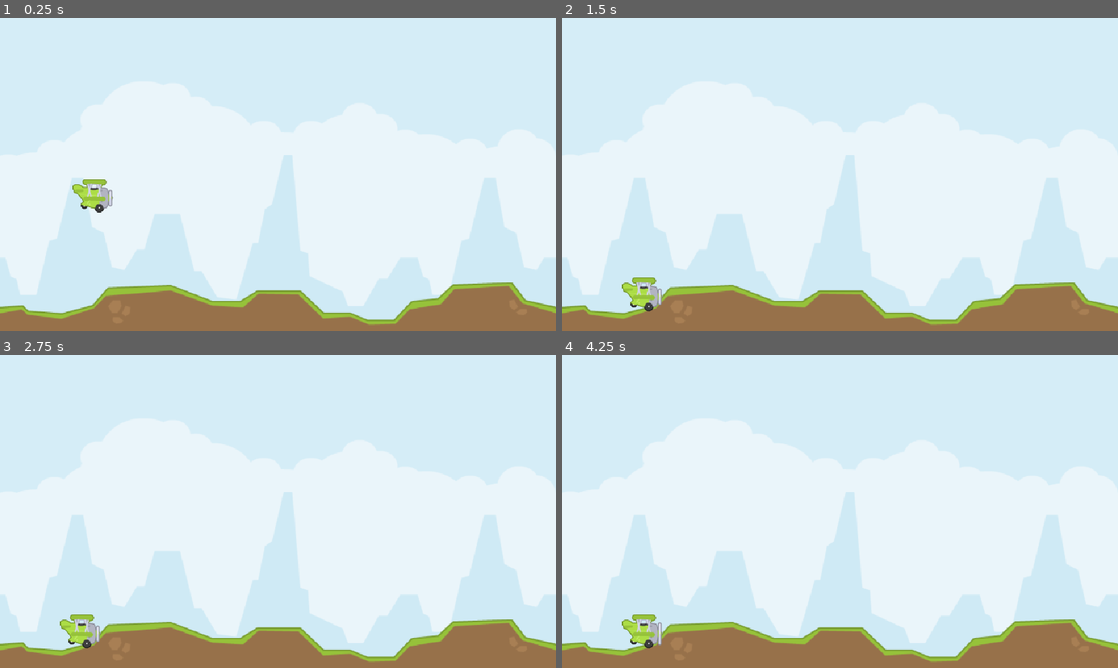
Above: before the commit, frames 1-4 (two rows, left to right).
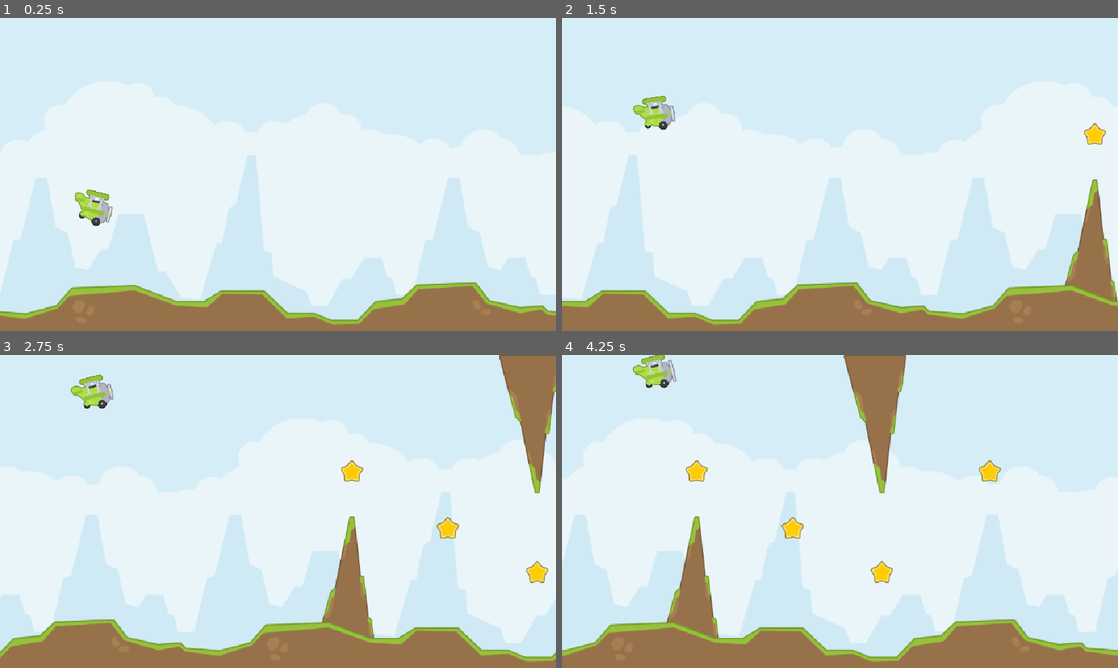
Above: after the commit, the same moments.

Repository: ittokunvim/example-godot
Game: Godot game, scene res://main.tscn
Two runs of this game, one before a commit and one after it. Both use one fixed random seed, a clock stepped at 60 frames per second and the inputs below.
Inputs:
- Up to frame 1 (0.25 s): no input
- Up to frame 2 (1.5 s): hold Space (fly, bound only after the commit) 0.53-1.28 s; tap Space (fly, bound only after the commit) at 1.35 s
- Up to frame 3 (2.75 s): hold Space (fly, bound only after the commit) from 2.03 s (still down)
- Up to frame 4 (4.25 s): release Space (fly, bound only after the commit) at 2.78 s; tap Space (fly, bound only after the commit) at 2.85 s; hold Space (fly, bound only after the commit) from 3.53 s (still down)

The runs differ from the first frame. In frame 1, 20% of the frame differs, in the area x 0-100%, y 43-99%; in frame 2, 17%; in frame 3, 25%; in frame 4, 27%, in the area x 0-100%, y 0-99%.

Commit message:
feat(jetpack-joyride): Implement jetpack joyride (#45)
* Add fly input

* implement jetpack joyride

* Updated Readme

Diff:
--- a/jetpack-joyride/main.gd
+++ b/jetpack-joyride/main.gd
@@ -1,12 +1,90 @@
 extends Node2D
 
+enum GameState {
+	STANDBY,
+	PLAYING,
+	GAMEOVER,
+}
+
+const MAP_WIDTH := 960.0
+const SCROLL_SPEED := 250.0
 
 const MAP_SCENES: Array[PackedScene] = [
 	preload("res://map_0.tscn"),
 	preload("res://map_1.tscn"),
 ]
 
+var state := GameState.STANDBY
+var active_maps: Array[Node2D] = []
+var next_map_index := 0
+
+@onready var plane: CharacterBody2D = $Plane
+
 
 func _ready() -> void:
-	var map_instance = MAP_SCENES[0].instantiate()
+	_create_maps()
+	plane.crashed.connect(_on_plane_crashed)
+	_enter_standby()
+
+func _unhandled_input(event: InputEvent) -> void:
+	if not event.is_action_pressed("fly"):
+		return
+
+	match state:
+		GameState.STANDBY:
+			_start_playing()
+		GameState.PLAYING:
+			pass
+		GameState.GAMEOVER:
+			_enter_standby()
+
+
+func _process(delta: float) -> void:
+	if state == GameState.GAMEOVER:
+		return
+
+	_scroll_maps(delta)
+
+
+func _create_maps() -> void:
+	for slot in 2:
+		_add_map(slot * MAP_WIDTH)
+
+
+func _add_map(map_position_x: float) -> void:
+	var map_instance := MAP_SCENES[next_map_index].instantiate() as Node2D
+	next_map_index = (next_map_index + 1) % MAP_SCENES.size()
+	map_instance.position.x = map_position_x
 	add_child(map_instance)
+	move_child(map_instance, 0)
+	active_maps.append(map_instance)
+
+
+func _scroll_maps(delta: float) -> void:
+	for map_instance in active_maps:
+		map_instance.position.x -= SCROLL_SPEED * delta
+		if map_instance.position.x <= -MAP_WIDTH:
+			map_instance.position.x += MAP_WIDTH * active_maps.size()
+
+
+func _enter_standby() -> void:
+	state = GameState.STANDBY
+	_reset_maps()
+	plane.reset()
+
+
+func _start_playing() -> void:
+	state = GameState.PLAYING
+	plane.start_flying()
+
+
+func _on_plane_crashed() -> void:
+	if state != GameState.PLAYING:
+		return
+
+	state = GameState.GAMEOVER
+
+
+func _reset_maps() -> void:
+	for index in active_maps.size():
+		active_maps[index].position.x = index * MAP_WIDTH
--- a/jetpack-joyride/main.tscn
+++ b/jetpack-joyride/main.tscn
@@ -38,6 +38,7 @@
 
 [node name="AnimatedSprite2D" type="AnimatedSprite2D" parent="Plane" unique_id=861957338]
 sprite_frames = SubResource("SpriteFrames_4c57u")
+autoplay = "default"
 frame_progress = 0.0032386316
 
 [node name="CollisionShape2D" type="CollisionShape2D" parent="Plane" unique_id=744486314]
--- a/jetpack-joyride/map_1.tscn
+++ b/jetpack-joyride/map_1.tscn
@@ -15,7 +15,7 @@
 texture = ExtResource("1_fpksy")
 centered = false
 
-[node name="RockGrass" type="StaticBody2D" parent="." unique_id=133597681]
+[node name="RockGrass" type="StaticBody2D" parent="." unique_id=133597681 groups=["rocks"]]
 position = Vector2(323, 398)
 
 [node name="Sprite2D" type="Sprite2D" parent="RockGrass" unique_id=1455273001]
@@ -24,7 +24,7 @@
 [node name="CollisionPolygon2D" type="CollisionPolygon2D" parent="RockGrass" unique_id=767761686]
 polygon = PackedVector2Array(12, -115, 45, 100, -45, 100)
 
-[node name="RockGrassDown" type="StaticBody2D" parent="." unique_id=1384064863]
+[node name="RockGrassDown" type="StaticBody2D" parent="." unique_id=1384064863 groups=["rocks"]]
 position = Vector2(589, 0)
 
 [node name="Sprite2D" type="Sprite2D" parent="RockGrassDown" unique_id=923033938]
@@ -44,7 +44,7 @@
 [node name="CollisionPolygon2D" type="CollisionPolygon2D" parent="GroundGrass" unique_id=778391953]
 polygon = PackedVector2Array(1, 82, 2, 45, 37, 44, 48, 55, 106, 58, 161, 44, 190, 14, 296, 11, 368, 37, 418, 38, 447, 19, 519, 20, 556, 57, 605, 57, 632, 69, 682, 69, 714, 37, 756, 33, 784, 9, 882, 5, 904, 36, 959, 49, 959, 83)
 
-[node name="StarGold" type="StaticBody2D" parent="." unique_id=1687750772]
+[node name="StarGold" type="Area2D" parent="." unique_id=1683224299]
 position = Vector2(335, 201)
 
 [node name="Sprite2D" type="Sprite2D" parent="StarGold" unique_id=1507409693]
@@ -53,7 +53,7 @@
 [node name="CollisionShape2D" type="CollisionShape2D" parent="StarGold" unique_id=1710691719]
 shape = SubResource("CircleShape2D_nhuiu")
 
-[node name="StarGold2" type="StaticBody2D" parent="." unique_id=1583445418]
+[node name="StarGold2" type="Area2D" parent="." unique_id=1153090712]
 position = Vector2(501, 299)
 
 [node name="Sprite2D" type="Sprite2D" parent="StarGold2" unique_id=564977394]
@@ -62,7 +62,7 @@
 [node name="CollisionShape2D" type="CollisionShape2D" parent="StarGold2" unique_id=933590659]
 shape = SubResource("CircleShape2D_nhuiu")
 
-[node name="StarGold3" type="StaticBody2D" parent="." unique_id=804553679]
+[node name="StarGold3" type="Area2D" parent="." unique_id=492699782]
 position = Vector2(655, 375)
 
 [node name="Sprite2D" type="Sprite2D" parent="StarGold3" unique_id=2100605516]
@@ -71,7 +71,7 @@
 [node name="CollisionShape2D" type="CollisionShape2D" parent="StarGold3" unique_id=713014151]
 shape = SubResource("CircleShape2D_nhuiu")
 
-[node name="StarGold4" type="StaticBody2D" parent="." unique_id=349516526]
+[node name="StarGold4" type="Area2D" parent="." unique_id=1872651665]
 position = Vector2(841, 201)
 
 [node name="Sprite2D" type="Sprite2D" parent="StarGold4" unique_id=1481535839]
--- a/jetpack-joyride/plane.gd
+++ b/jetpack-joyride/plane.gd
@@ -1,16 +1,76 @@
 extends CharacterBody2D
 
 
-const GRAVITY = 800.0
-const MAX_FALL_SPEED := 800.0
+signal crashed
 
-@onready var animation: AnimatedSprite2D = $AnimatedSprite2D
+const GRAVITY := 1500.0
+const FLY_VELOCITY := -6000.0
+const MAX_FLY_SPEED := -300.0
+const MAX_FALL_SPEED := 300.0
+
+var flying := false
+var crashed_state := false
+var standby_time := 0.0
+var start_position := Vector2.ZERO
+
+@onready var collision: CollisionShape2D = $CollisionShape2D
 
 
 func _ready() -> void:
-	animation.play()
+	start_position = position
 
 
 func _physics_process(delta: float) -> void:
-	velocity.y = minf(velocity.y + GRAVITY * delta, MAX_FALL_SPEED)
+	if crashed_state:
+		return
+
+	if Input.is_action_pressed("fly"):
+		velocity.y = maxf(velocity.y + FLY_VELOCITY * delta, MAX_FLY_SPEED)
+	else:
+		velocity.y = minf(velocity.y + GRAVITY * delta, MAX_FALL_SPEED)
+
+	position.x = start_position.x
 	move_and_slide()
+
+	rotation = clampf(velocity.y / 1_200.0, -0.42, 0.7)
+
+	if position.y <= 32.0:
+		position.y = 31.0
+
+	for index in range(get_slide_collision_count()):
+		var get_collision = get_slide_collision(index)
+
+		if get_collision.get_collider() == null:
+			continue
+
+		if get_collision.get_collider().is_in_group("rocks"):
+			_crash()
+			break
+
+
+func start_flying() -> void:
+	flying = true
+	crashed_state = false
+	collision.disabled = false
+
+
+func fly() -> void:
+	if flying and not crashed_state:
+		velocity.y = FLY_VELOCITY
+
+
+func reset() -> void:
+	flying = false
+	crashed_state = false
+	standby_time = 0.0
+	velocity = Vector2.ZERO
+	position = start_position
+	rotation = 0.0
+
+
+func _crash() -> void:
+	crashed_state = true
+	flying = false
+	velocity = Vector2.ZERO
+	rotation = 0.0
+	crashed.emit()
--- a/jetpack-joyride/project.godot
+++ b/jetpack-joyride/project.godot
@@ -21,6 +21,15 @@
 window/size/viewport_height=540
 window/stretch/mode="canvas_items"
 
+[input]
+
+fly={
+"deadzone": 0.2,
+"events": [Object(InputEventKey,"resource_local_to_scene":false,"resource_name":"","device":-1,"window_id":0,"alt_pressed":false,"shift_pressed":false,"ctrl_pressed":false,"meta_pressed":false,"pressed":false,"keycode":0,"physical_keycode":32,"key_label":0,"unicode":32,"location":0,"echo":false,"script":null)
+, Object(InputEventMouseButton,"resource_local_to_scene":false,"resource_name":"","device":-1,"window_id":0,"alt_pressed":false,"shift_pressed":false,"ctrl_pressed":false,"meta_pressed":false,"button_mask":1,"position":Vector2(1362, 35),"global_position":Vector2(1381, 131),"factor":1.0,"button_index":1,"canceled":false,"pressed":true,"double_click":false,"script":null)
+]
+}
+
 [physics]
 
 3d/physics_engine="Jolt Physics"
Not shown, changed: README.md
